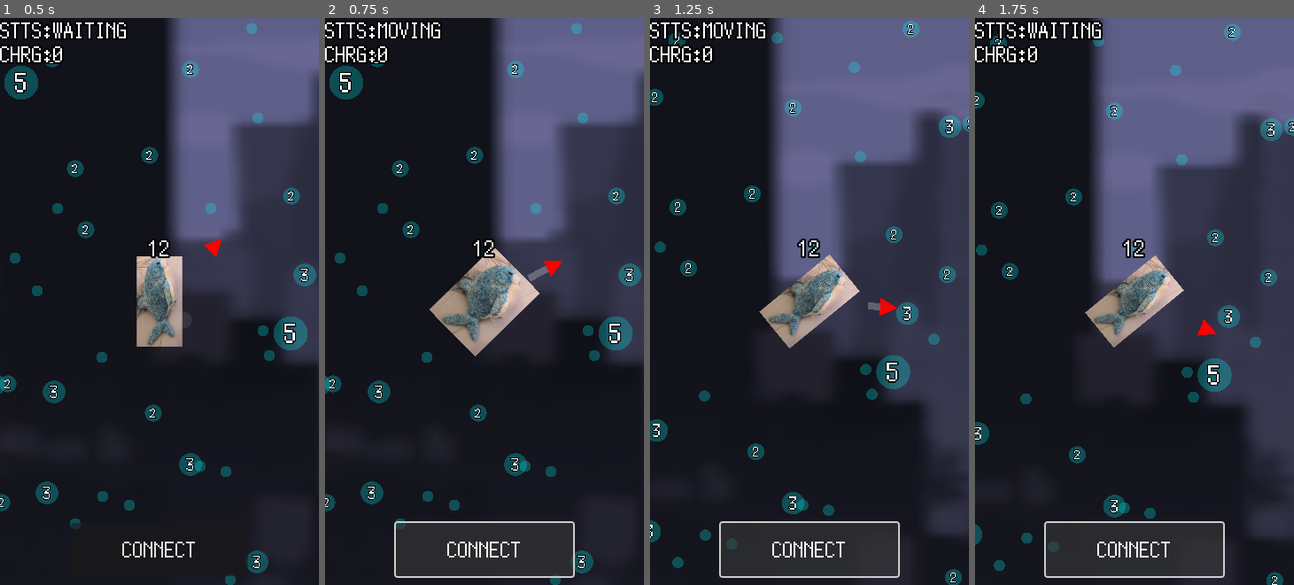
Above: before the commit, frames 1-4 (left to right).
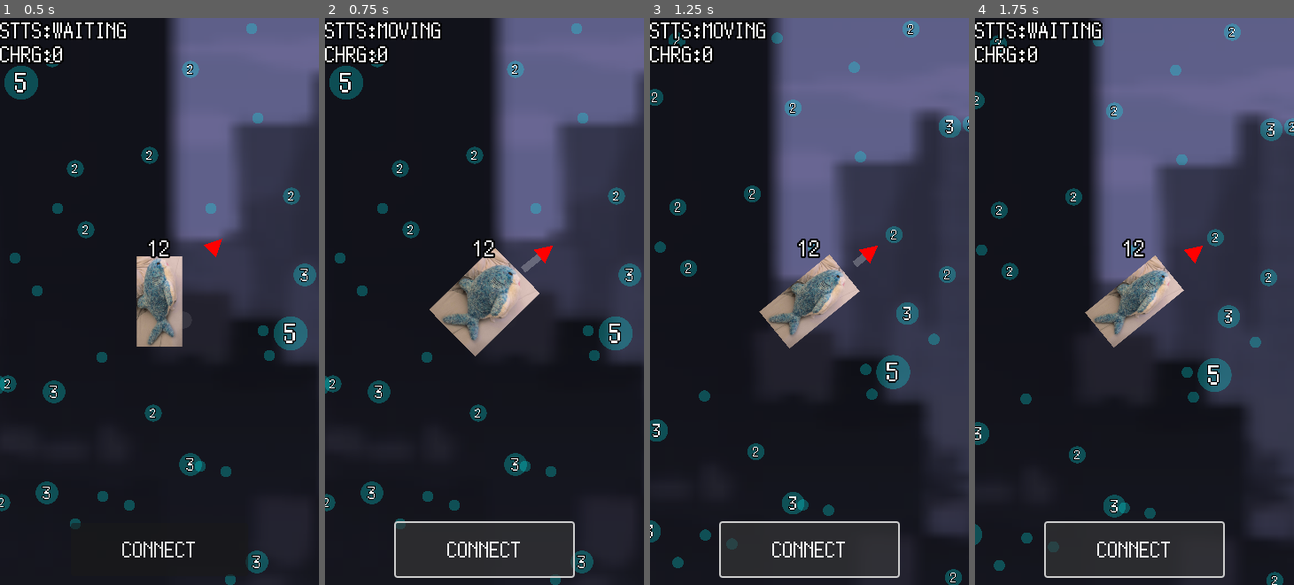
Above: after the commit, the same moments.

Repository: kamikoloss/sharking
Game: Godot game, scene res://scenes/main.tscn
The game is run twice, just before and just after one commit, with the same random seed, the same clock (stepped at 60 frames per second) and the same inputs.
Inputs:
- Up to frame 1 (0.5 s): no input
- Up to frame 2 (0.75 s): click "CONNECT" at 0.5 s
- Up to frame 3 (1.25 s): no input
- Up to frame 4 (1.75 s): no input

Frame 1 is identical in both runs. In frame 2, 0.3% of the frame differs, in the area x 61-75%, y 40-47%; in frame 3, 0.3%; in frame 4, 0.2%.

Commit message:
Hero のタメちょい押し時の矢印の動作が変なのを修正した

Diff:
--- a/scenes/hero.tscn
+++ b/scenes/hero.tscn
@@ -67,6 +67,7 @@
 
 [node name="SquareCt" type="TextureRect" parent="Control/Arrow"]
 self_modulate = Color(1, 1, 1, 0.25098)
+layout_mode = 0
 offset_left = -4.0
 offset_top = -80.0
 offset_right = 4.0
--- a/scripts/hero.gd
+++ b/scripts/hero.gd
@@ -103,6 +103,7 @@
 	var move_duration = _charge_duration * charge
 
 	# DIRECTION
+	_direction_rotation_speed = 0.0 # ここで止めないと enter_charge() の減速が続いてしまう
 	var tween_direction = _get_tween(TweenType.DIRECTION)
 	tween_direction.set_ease(Tween.EASE_IN).set_trans(Tween.TRANS_QUINT)
 	tween_direction.tween_interval(before_duration + move_duration)
